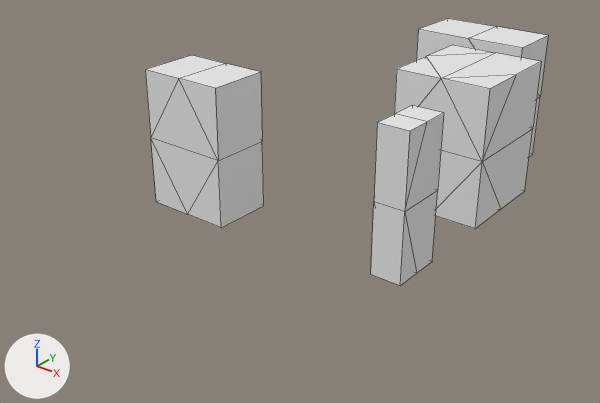
What one commit did to the OBJ model assets/double story units.obj.
Before and after are seen from a 50 mm camera at (2617.0, -3677.0, 1594.0) aimed at (636.0, -1202.0, 59.0). Lighting does not change. The marker at lower left points along +X, +Y and +Z. The picture after the commit comes second. Mesh edges are drawn as thin lines. Where no turn or scale is listed for an object, it has been applied to the vertices. Vertices at exactly the same position are counted once.

Names of what the first picture shows: 'double story units'.
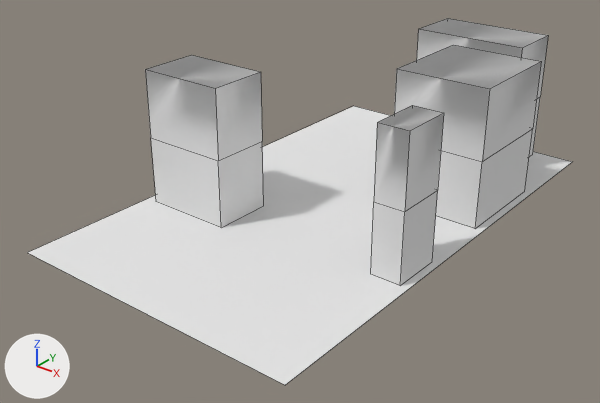
The edits, one by one:
me_double_story_units is used by ob_double_story_units; location (0.0, 0.0, 0.0).
me_double_story_units had 68 vertices, 88 faces and spanned x 69.0..1283.0, y -1503.0..35.0, z 0.0..600.0.
me_double_story_units now has 52 vertices, 41 faces and spans x 15.0..1319.0, y -2127.0..71.0, z 0.0..600.0.
Part 1, on me_double_story_units:
20 vertices are removed from x 266.0..1283.0, y -1503.0..35.0, z 0.0..600.0.
80 faces are deleted.
4 vertices are added at (15.0, 71.0, 0.0), (1319.0, 71.0, 0.0), (15.0, -2127.0, 0.0), (1319.0, -2127.0, 0.0).
33 new faces join them.

Where the change shows, as pixel boxes (x1, y1, x2, y2) in the pictures (600 x 403 px):
'double story units', reshaped (35% wider, 37% taller): before (145, 18, 548, 286); after (27, 18, 572, 385)
